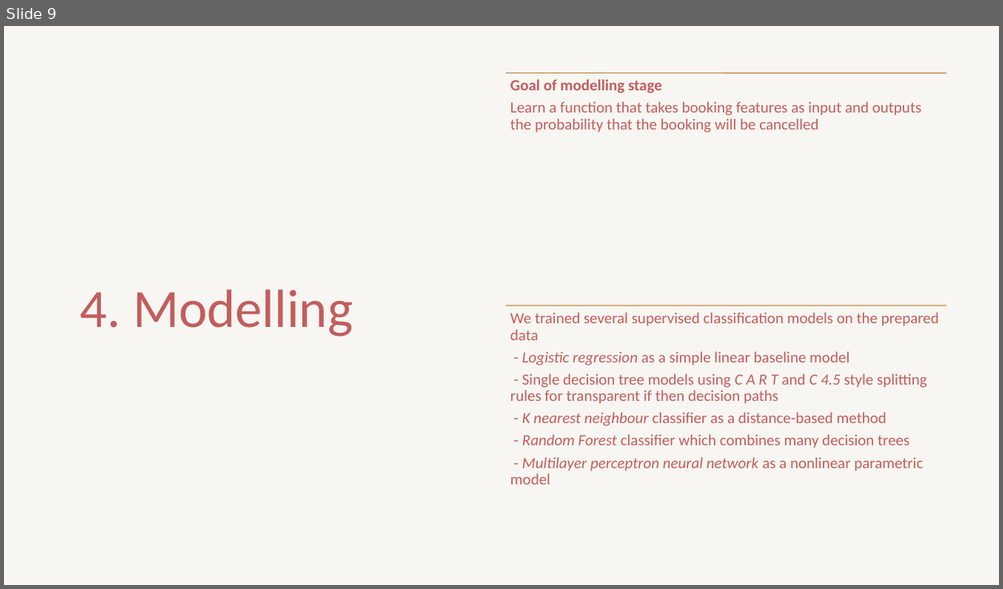
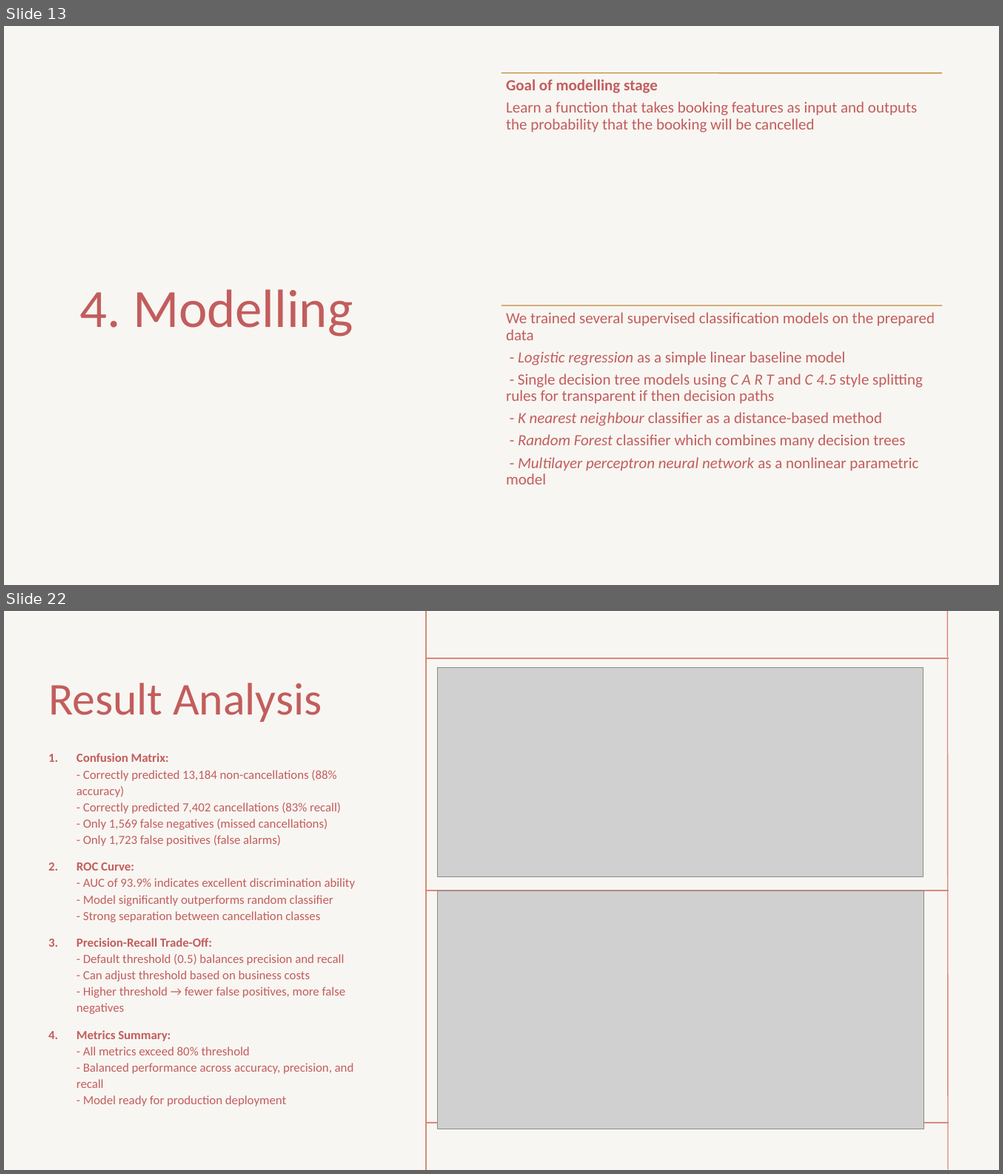
Before and after one commit to akvanaparthy/DAML-Project-Group-3, a slide deck: DAML Group 3 Final.pptx. Shown one above the other, each under a label of ours: slide 9 before the commit, slides 13 and 22 after it; the slides between them are not shown. The pictures are 1003x589 and 1003x1174 pixels, drawn with LibreOffice and Linux fonts; fonts in the diff are those of the drawing; grey boxes stand for pictures. Boxes give left, top, right and bottom in pixels: in the first picture for what was removed or moved away, otherwise in the second. Text is boxed around its words. In the diff, an @@ line names an element or a change of style, - is before the commit and + after.

```diff
--- a/DAML Group 3 Final.pptx
+++ b/DAML Group 3 Final.pptx
@@ slide 22 added at (4,611,999,1170), background #FFFFFF @@
@@ rectangle added at (4,611,999,1170), fill #FFFFFF @@
@@ rectangle added at (4,612,999,1170), fill #F8F6F2 @@
@@ picture added at (438,668,922,877) @@
@@ title added at (48,683,321,722), 44 pt, text #C25D5D @@
+Result Analysis
@@ text added at (77,753,356,1107), 12 pt, text #C25D5D @@
+1. Confusion Matrix:
+   - Correctly predicted 13,184 non-cancellations (88% accuracy)
+   - Correctly predicted 7,402 cancellations (83% recall)
+   - Only 1,569 false negatives (missed cancellations)
+   - Only 1,723 false positives (false alarms)
+2. ROC Curve:
+   - AUC of 93.9% indicates excellent discrimination ability
+   - Model significantly outperforms random classifier
+   - Strong separation between cancellation classes
+3. Precision-Recall Trade-Off:
+   - Default threshold (0.5) balances precision and recall
+   - Can adjust threshold based on business costs
+   - Higher threshold → fewer false positives, more false negatives
+4. Metrics Summary:
+   - All metrics exceed 80% threshold
+   - Balanced performance across accuracy, precision, and recall
+   - Model ready for production deployment
@@ group added at (427,611,948,1170): 5 lines @@
@@ picture added at (438,891,924,1130) @@
@@ group added at (4,611,999,1170): 4 lines, 2 freeform shapes @@
@@ what was slide 9 is now slide 13 @@
@@ slide 13 changed as well @@
@@ 2 texts, 2 lines: place and size @@
-2 texts, 2 lines at (506,73,946,485)
+2 texts, 2 lines at (501,73,942,485)
```
Also in this commit, not shown: 8 other slides changed, 11 other slides added, 2 slides removed, 4 other files.
